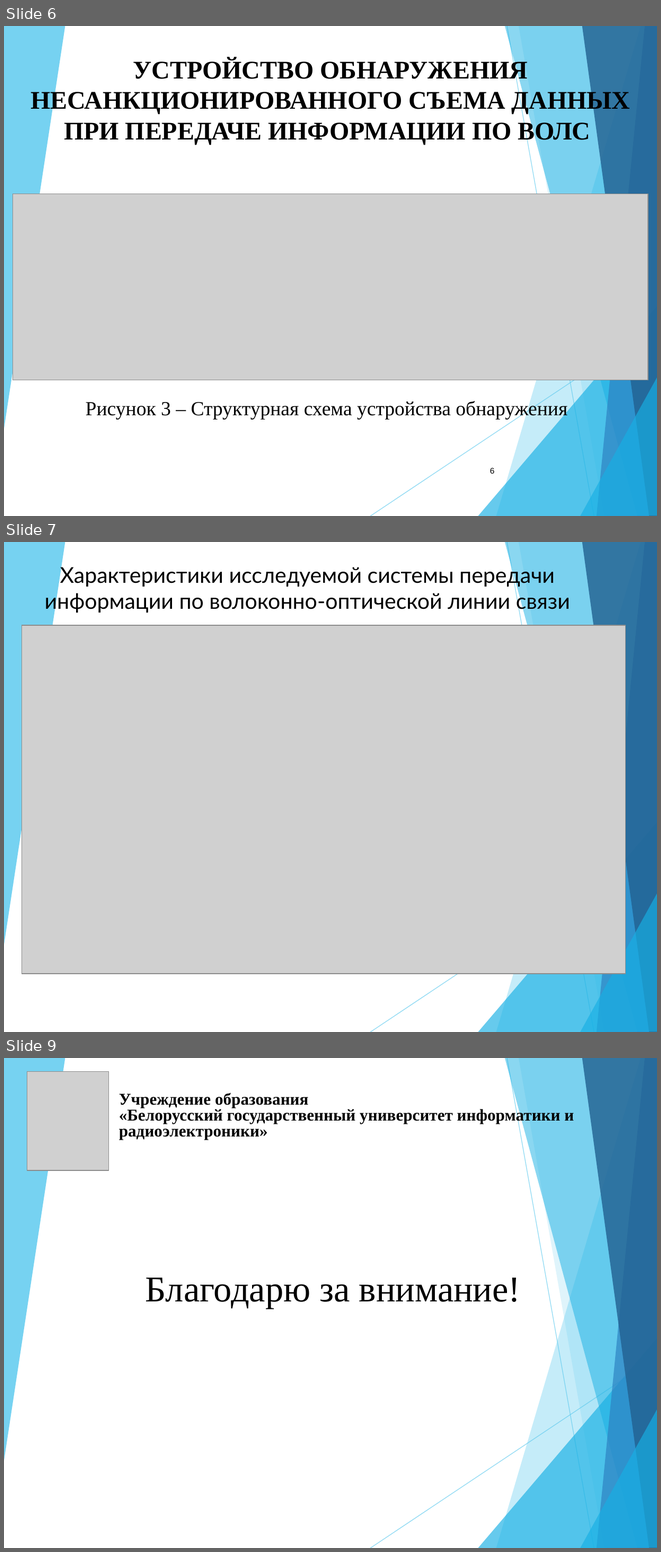
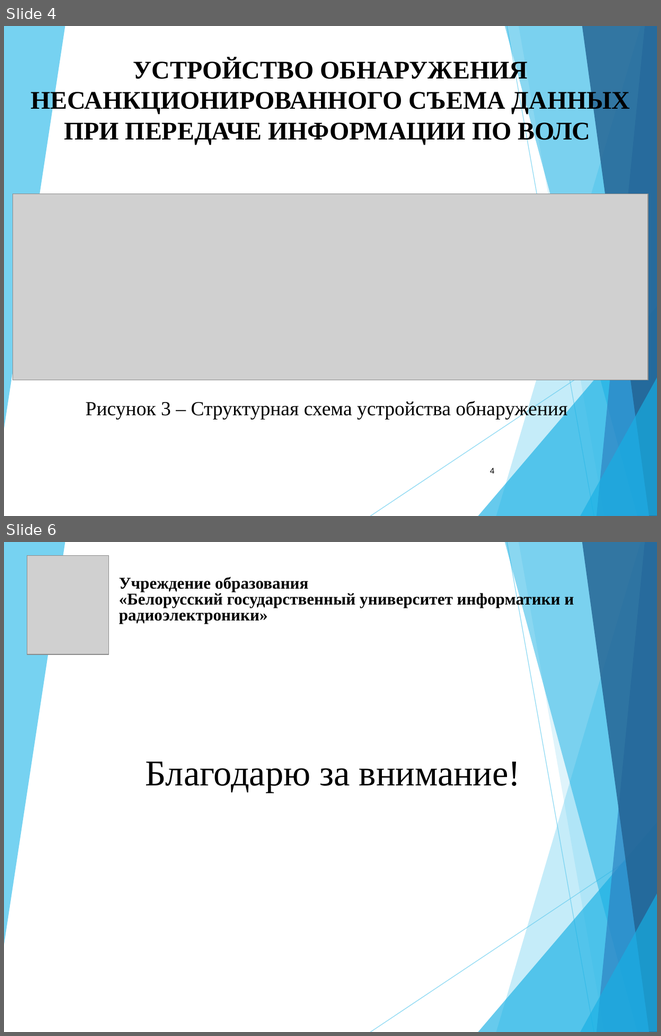
Before and after one commit to blackPrincess31/My_diplom, a slide deck: Доклад.ppt. Shown one above the other, each under a label of ours: slides 6, 7 and 9 before the commit, slides 4 and 6 after it; the slides between them are not shown. The pictures are 661x1552 and 661x1036 pixels, drawn with LibreOffice and Linux fonts; fonts in the diff are those of the drawing; grey boxes stand for pictures. Boxes give left, top, right and bottom in pixels: in the first picture for what was removed or moved away, otherwise in the second. Text is boxed around its words. In the diff, an @@ line names an element or a change of style, - is before the commit and + after.

```diff
--- a/Доклад.ppt
+++ b/Доклад.ppt
@@ slide 7 removed at bbox=[4, 542, 657, 1032], background #FFFFFF; not listed: 10 template elements that a slide beside it also shows @@
@@ text removed at bbox=[45, 564, 570, 613] @@
-Характеристики исследуемой системы передачи информации по волоконно-оптической линии связи
@@ picture removed at bbox=[21, 625, 625, 973] @@
@@ what was slide 6 is now slide 4 @@
@@ page number at bbox=[490, 467, 495, 473]: text changed @@
-6
+4
@@ what was slide 9 is now slide 6 @@
```
Also in this commit, not shown: 2 slides changed, 1 slide added, 3 other slides removed, 1 other file.
